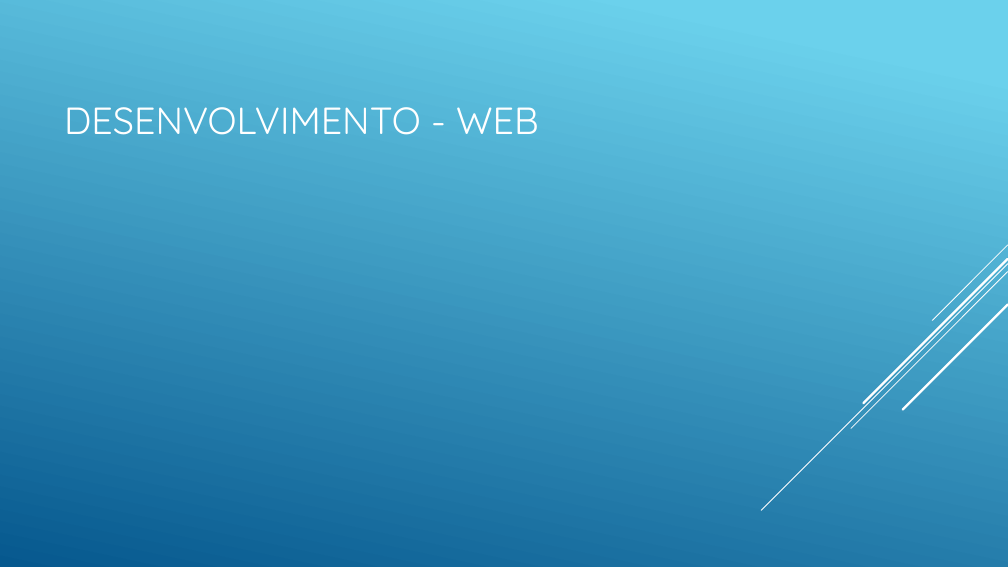
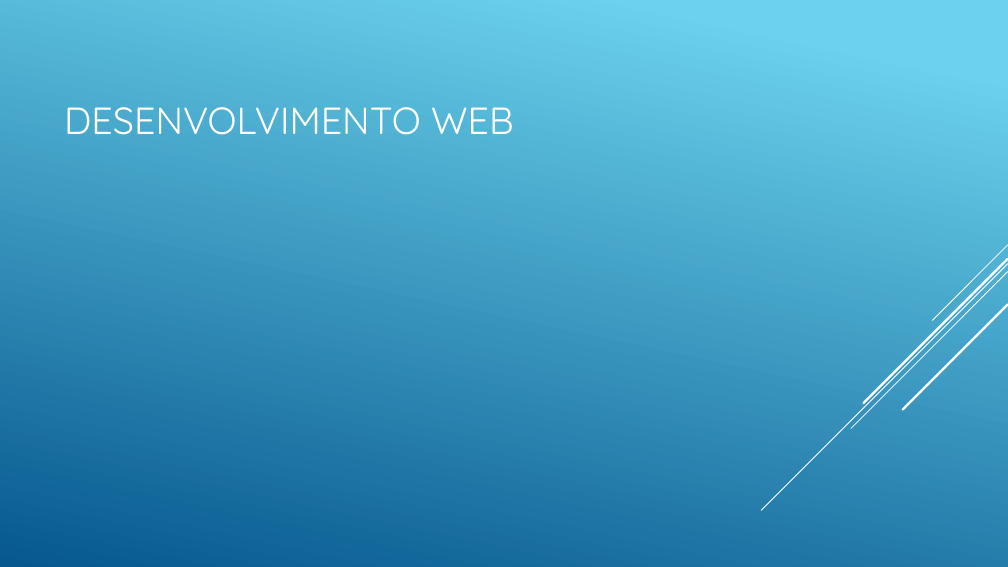
Before and after one commit to matheustristao/AulaFrontEnd, a slide deck: slide 4 of front-end.pptx. Drawn at 1008x567 pixels with LibreOffice and Linux fonts; fonts in the diff are those of the drawing. Boxes give left, top, right and bottom in pixels: in the first picture for what was removed or moved away, otherwise in the second. Text is boxed around its words. In the diff, an @@ line names an element or a change of style, - is before the commit and + after.

```diff
--- a/front-end.pptx
+++ b/front-end.pptx
@@ title at box(64, 107, 514, 135): text changed @@
-DESENVOLVIMENTO - WEB
+DESENVOLVIMENTO WEB
```
Also in this commit, not shown: 1 other slide changed, 2 slides added, 12 other files.
